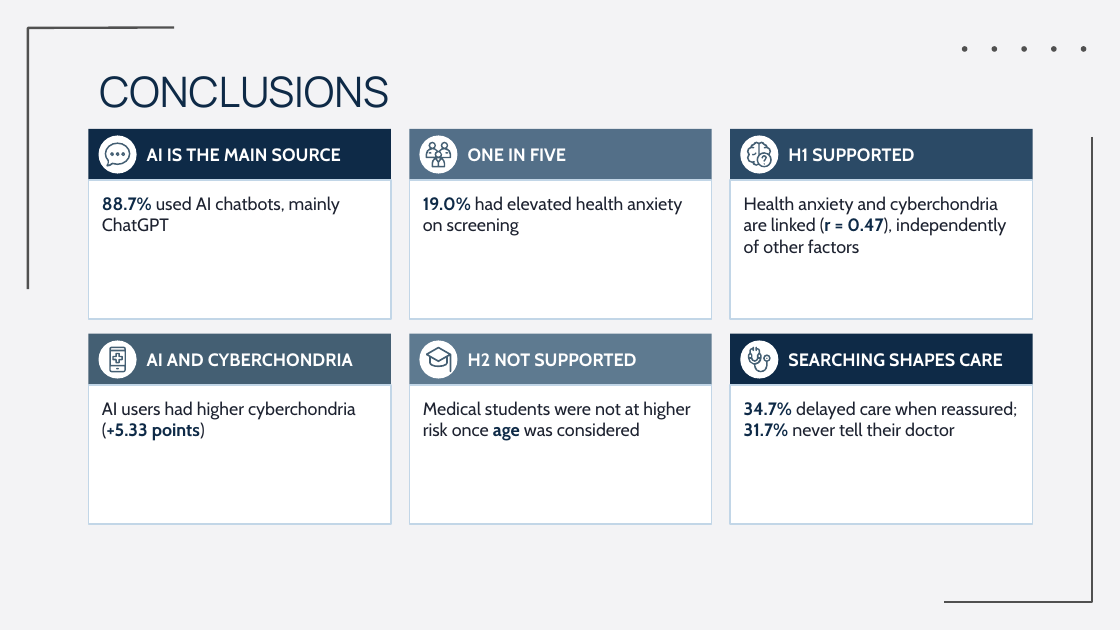
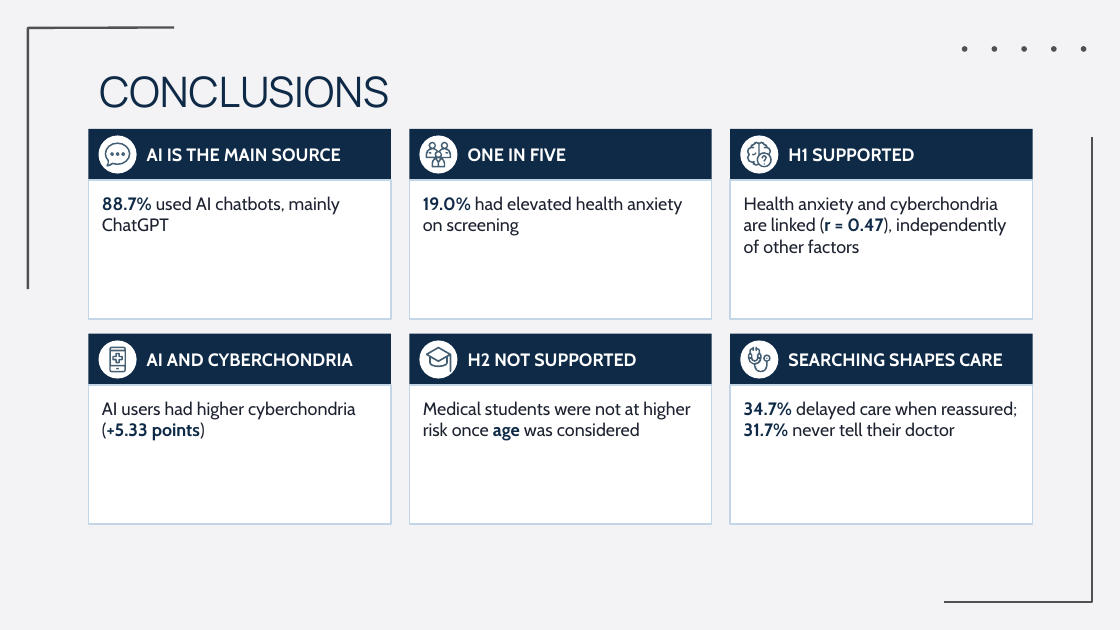
Before and after one commit to Yaseen279/History-Exam, a slide deck: slide 27 of research/output/study/slides/Defence_Final.pptx (slide 26 before the commit). Drawn at 1120x630 pixels with LibreOffice and Linux fonts; fonts in the diff are those of the drawing; background and template pictures are left out. Boxes give left, top, right and bottom in pixels: in the first picture for what was removed or moved away, otherwise in the second. Text is boxed around its words. In the diff, an @@ line names an element or a change of style, - is before the commit and + after.

```diff
--- a/research/output/study/slides/Defence_Final.pptx
+++ b/research/output/study/slides/Defence_Final.pptx
@@ rectangle "ONE IN FIVE" at <box>409,129,711,180</box>: fill #536F88 to #0E2A47 @@
@@ rectangle "H1 SUPPORTED" at <box>730,129,1033,180</box>: fill #2B4A66 to #0E2A47 @@
@@ rectangle "AI AND CYBERCHONDRIA" at <box>88,334,391,385</box>: fill #445F73 to #0E2A47 @@
@@ rectangle "H2 NOT SUPPORTED" at <box>409,334,711,385</box>: fill #5E7A90 to #0E2A47 @@
```
Also in this commit, not shown: 12 other slides changed, 1 slide added, 4 other files.
